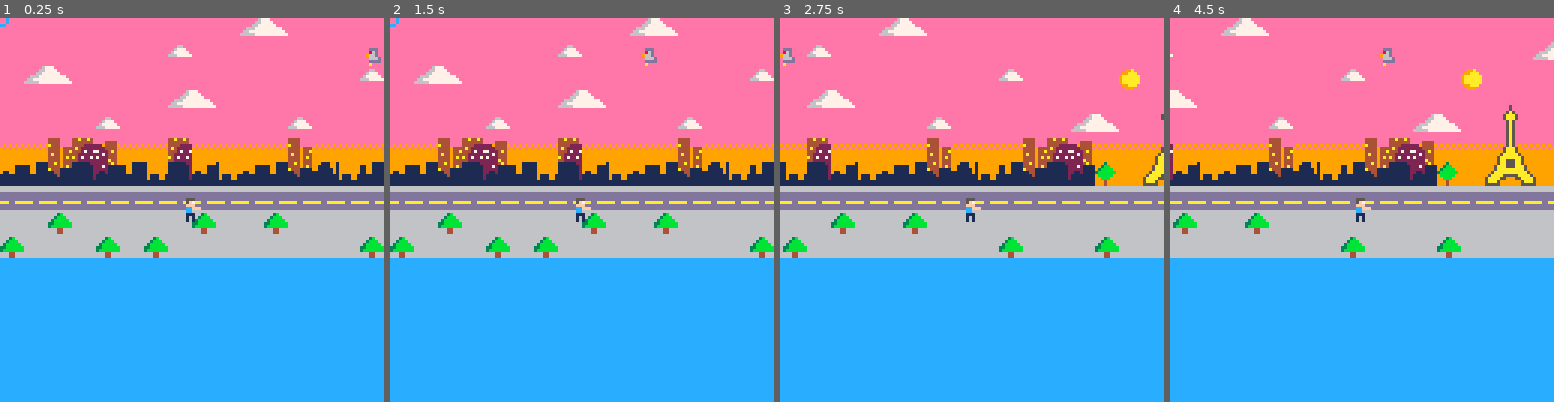
Above: before the commit, frames 1-4 (left to right).
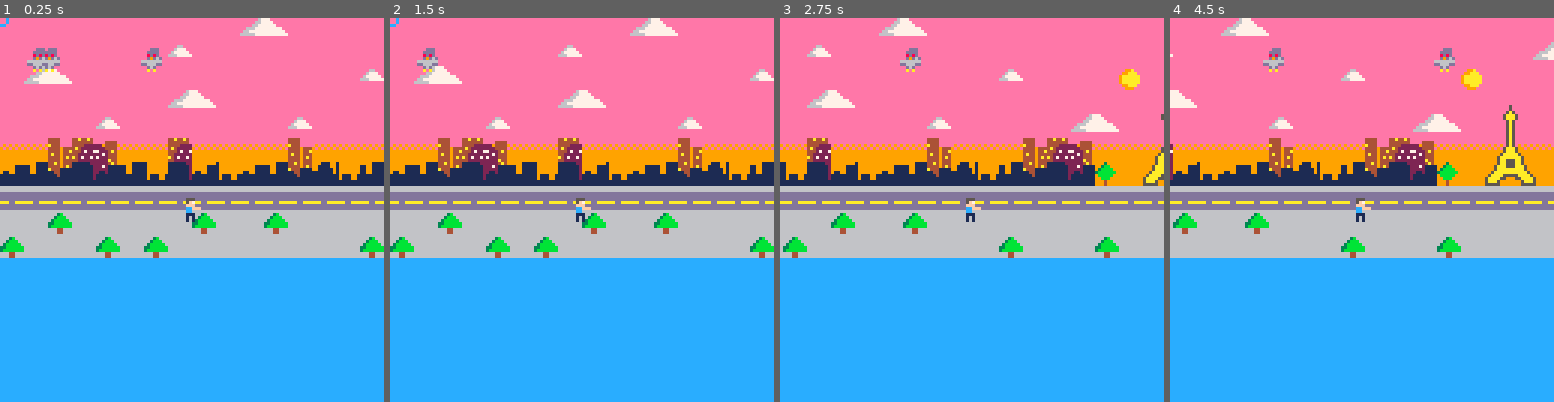
Above: after the commit, the same moments.

Repository: julie17-d/projet-collectif---pico-8
Game: PICO-8 cartridge commun.p8
Two runs of this game, one before a commit and one after it. Both use one fixed random seed, a clock stepped at 60 frames per second and the inputs below.
Inputs:
- Up to frame 1 (0.25 s): no input
- Up to frame 2 (1.5 s): tap X (X key) at 0.33, 1.07 s
- Up to frame 3 (2.75 s): hold Right 1.6-2.1 s; tap X (X key) at 1.85 s; hold Right from 2.47 s (still down)
- Up to frame 4 (4.5 s): tap X (X key) at 2.97, 4.08 s; release Right at 3.03 s; hold Left 3.08-3.58 s; hold Right from 4.02 s (still down)

The runs differ from the first frame. In frame 1, 0.7% of the frame differs, in the area x 7-100%, y 7-15%; in frame 2, 0.3%; in frame 3, 0.3%; in frame 4, 0.5%.

Commit message:
move birdy

Diff:
--- a/commun.p8
+++ b/commun.p8
@@ -42,6 +42,10 @@
 		spr(23,e.x,e.y)
 	end
 
+		for e in all(pigeons) do
+		spr(2,e.x,e.y)
+	end
+
 	--explosions
 	draw_explosions()
 	--shoot
@@ -94,7 +98,7 @@
 function spawn_pigeons(amount)
  for i=1, amount do
 	add(pigeons,{
-		x=p.x+68,
+		x=rnd(p.x+68),
 		y=10
 	})
  end
